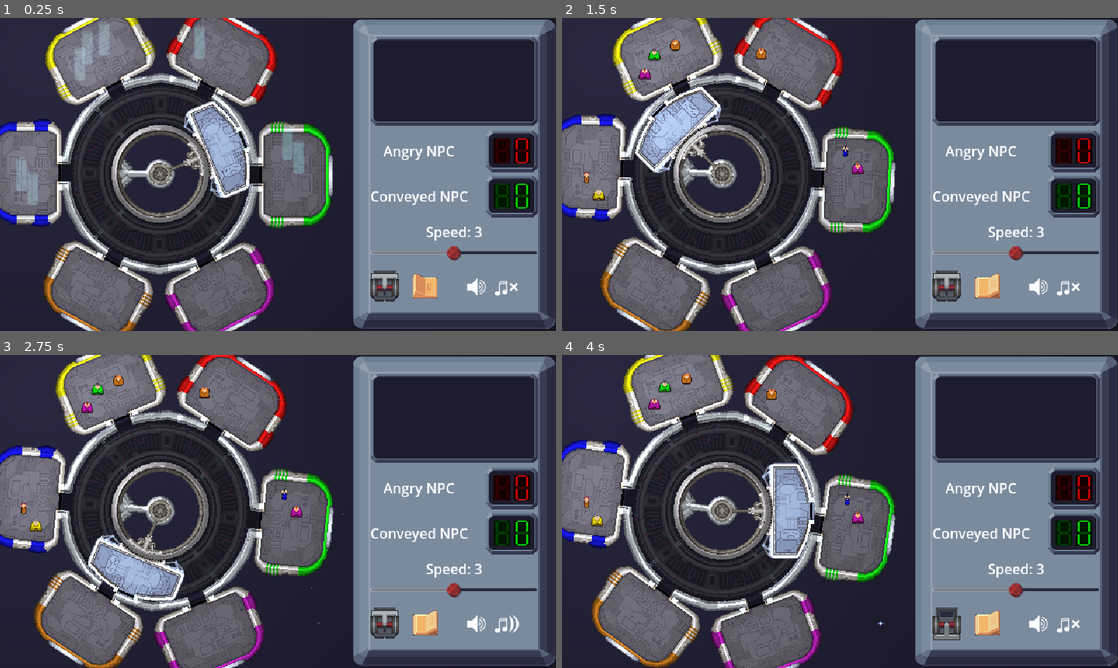
Above: before the commit, frames 1-4 (two rows, left to right).
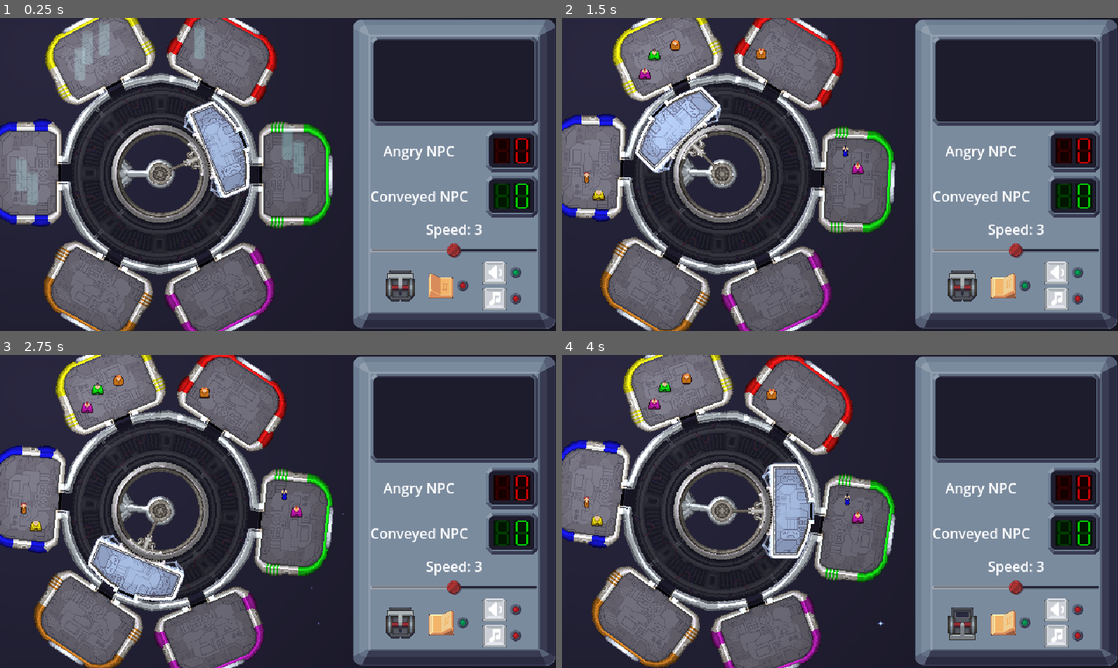
Above: after the commit, the same moments.

Repository: tehelka-gamedev/gmtk-2025
Game: Godot game, scene res://main.tscn
Two runs of this game, one before a commit and one after it. Both use one fixed random seed, a clock stepped at 60 frames per second and the inputs below. The engine's default icon, where the game draws it, is replaced by a stand-in: a white triangle on a blue panel in a dark square. Sound files missing from this copy of the repository are replaced by a short silence.
Inputs (mouse positions are in pixels of both pictures, inside the frame that each line leads up to; where the layout moved, square brackets give the same spot in the first picture):
- Up to frame 1 (0.25 s): no input
- Up to frame 2 (1.5 s): click (984, 287) at 0.52 s; click (1001, 287) at 1.27 s
- Up to frame 3 (2.75 s): click (494, 608) at 2.02 s
- Up to frame 4 (4 s): click (1067, 624) at 2.77 s; click (962, 624) [945, 624] at 3.5 s

The runs differ from the first frame. In frame 1, 2.8% of the frame differs, in the area x 66-97%, y 66-94%; in frame 2, 2.8%; in frame 3, 2.8%; in frame 4, 2.8%.

Commit message:
Improve control panel, add button with small light, remove mutesoundcontainer from main_menu

Diff:
--- a/godot/main.tscn
+++ b/godot/main.tscn
@@ -11,7 +11,6 @@
 [ext_resource type="Texture2D" uid="uid://yb7xrfudbkkw" path="res://sprites/spacestation_n.png" id="7_cegan"]
 [ext_resource type="Texture2D" uid="uid://ql6m5dp2c24u" path="res://sprites/light.png" id="9_kek77"]
 [ext_resource type="PackedScene" uid="uid://cyg333imlt7y0" path="res://ui/control_panel.tscn" id="11_cegan"]
-[ext_resource type="PackedScene" uid="uid://cyiio111ful15" path="res://ui/mute_sounds_container.tscn" id="12_dg77c"]
 [ext_resource type="PackedScene" uid="uid://cf2nexjie7s88" path="res://ui/pause/PauseMenu.tscn" id="13_ycdy4"]
 [ext_resource type="Script" uid="uid://cs6dnihsfnd6m" path="res://narrative_manager/narrative_manager.gd" id="14_w48qg"]
 [ext_resource type="Resource" uid="uid://7k5rhofrpd44" path="res://narrative_manager/warning_messages/almost_fired_to_warning.tres" id="15_074og"]
@@ -130,16 +129,6 @@
 offset_right = -1.0
 grow_horizontal = 0
 
-[node name="MuteSoundsContainer" parent="HUD" instance=ExtResource("12_dg77c")]
-anchors_preset = 3
-anchor_top = 1.0
-anchor_bottom = 1.0
-offset_left = -124.0
-offset_top = -83.0
-offset_right = -26.0
-offset_bottom = -20.0
-grow_vertical = 0
-
 [node name="PauseMenu" parent="HUD" instance=ExtResource("13_ycdy4")]
 visible = false
 
--- a/godot/ui/control_panel.tscn
+++ b/godot/ui/control_panel.tscn
@@ -1,8 +1,11 @@
-[gd_scene load_steps=4 format=3 uid="uid://cyg333imlt7y0"]
+[gd_scene load_steps=7 format=3 uid="uid://cyg333imlt7y0"]
 
 [ext_resource type="Script" uid="uid://pteuo8nbo47t" path="res://control_panel.gd" id="1_t8mf3"]
 [ext_resource type="PackedScene" uid="uid://bdtucpsb5og61" path="res://ui/control_panel/MessagePanel.tscn" id="2_f7rkx"]
 [ext_resource type="PackedScene" uid="uid://cgxr6hkptdhwl" path="res://ui/digit_display.tscn" id="3_3b57c"]
+[ext_resource type="PackedScene" uid="uid://ccbsvshjcj1sr" path="res://ui/control_panel/mute_audio_buttons/MuteSEButton.tscn" id="4_3b57c"]
+[ext_resource type="PackedScene" uid="uid://cdk0d1bdl4b6u" path="res://ui/control_panel/jinglebutton.tscn" id="4_wqfgl"]
+[ext_resource type="PackedScene" uid="uid://bxj3lllige5pr" path="res://ui/control_panel/mute_audio_buttons/MuteBGMButton.tscn" id="5_wheia"]
 
 [node name="ControlPanel" type="PanelContainer" node_paths=PackedStringArray("angry_npc_digit_display", "conveyed_npc_digit_display", "elevator_movement_lever", "speed_slider")]
 anchors_preset = 15
@@ -78,14 +81,23 @@
 [node name="HBoxContainer" type="HBoxContainer" parent="VBoxContainer2/VBoxContainer/MarginContainer"]
 layout_mode = 2
 theme_override_constants/separation = 16
+alignment = 1
 
 [node name="ElevatorMovementLever" type="CheckButton" parent="VBoxContainer2/VBoxContainer/MarginContainer/HBoxContainer"]
 layout_mode = 2
 size_flags_horizontal = 4
 theme_type_variation = &"Lever"
 
-[node name="JingleButton" type="CheckButton" parent="VBoxContainer2/VBoxContainer/MarginContainer/HBoxContainer"]
+[node name="Jinglebutton" parent="VBoxContainer2/VBoxContainer/MarginContainer/HBoxContainer" instance=ExtResource("4_wqfgl")]
 layout_mode = 2
-theme_type_variation = &"JingleButton"
+
+[node name="VBoxContainer" type="VBoxContainer" parent="VBoxContainer2/VBoxContainer/MarginContainer/HBoxContainer"]
+layout_mode = 2
+
+[node name="MuteSeButton" parent="VBoxContainer2/VBoxContainer/MarginContainer/HBoxContainer/VBoxContainer" instance=ExtResource("4_3b57c")]
+layout_mode = 2
+
+[node name="MuteBGMButton" parent="VBoxContainer2/VBoxContainer/MarginContainer/HBoxContainer/VBoxContainer" instance=ExtResource("5_wheia")]
+layout_mode = 2
 
 [connection signal="value_changed" from="VBoxContainer2/VBoxContainer/SpeedSlider" to="." method="_on_h_slider_value_changed"]
--- /dev/null
+++ b/godot/ui/control_panel/jinglebutton.gd
@@ -0,0 +1,24 @@
+extends HBoxContainer
+
+@export var check_button: CheckButton = null
+@export var small_light: SmallLight = null
+
+func _ready():
+    if check_button == null:
+        push_error("No button found in %s" % name)
+        return
+
+    if small_light == null:
+        push_error("No small light found in %s" % name)
+        return
+
+    refresh_light(check_button.button_pressed)
+
+    check_button.toggled.connect(refresh_light)
+
+
+func refresh_light(toggled_on: bool) -> void:
+    small_light.set_template(
+        SmallLight.LightTemplate.OK if toggled_on
+        else SmallLight.LightTemplate.NOT_OK
+    )
--- /dev/null
+++ b/godot/ui/control_panel/jinglebutton.tscn
@@ -0,0 +1,16 @@
+[gd_scene load_steps=3 format=3 uid="uid://cdk0d1bdl4b6u"]
+
+[ext_resource type="PackedScene" uid="uid://cpa4hqax3xmrd" path="res://ui/theme/small_light/small_light.tscn" id="1_3dqqu"]
+[ext_resource type="Script" uid="uid://bt2d8k21apwuc" path="res://ui/control_panel/jinglebutton.gd" id="1_4c0je"]
+
+[node name="Jinglebutton" type="HBoxContainer" node_paths=PackedStringArray("check_button", "small_light")]
+script = ExtResource("1_4c0je")
+check_button = NodePath("JingleCheckButton")
+small_light = NodePath("SmallLight")
+
+[node name="JingleCheckButton" type="CheckButton" parent="."]
+layout_mode = 2
+theme_type_variation = &"JingleButton"
+
+[node name="SmallLight" parent="." instance=ExtResource("1_3dqqu")]
+layout_mode = 2
--- /dev/null
+++ b/godot/ui/control_panel/mute_audio_buttons/MuteBGMButton.tscn
@@ -0,0 +1,32 @@
+[gd_scene load_steps=4 format=3 uid="uid://bxj3lllige5pr"]
+
+[ext_resource type="Script" uid="uid://yxu7l3lockf7" path="res://ui/control_panel/mute_audio_buttons/mute_bgm_button.gd" id="1_x48cy"]
+[ext_resource type="Texture2D" uid="uid://lkditkc66neu" path="res://ui/audio/musicOn.png" id="2_x48cy"]
+[ext_resource type="PackedScene" uid="uid://cpa4hqax3xmrd" path="res://ui/theme/small_light/small_light.tscn" id="3_aupgw"]
+
+[node name="MuteBGMButton" type="MarginContainer" node_paths=PackedStringArray("button", "small_light")]
+anchors_preset = 15
+anchor_right = 1.0
+anchor_bottom = 1.0
+offset_right = -595.0
+offset_bottom = -334.0
+grow_horizontal = 2
+grow_vertical = 2
+size_flags_horizontal = 3
+size_flags_vertical = 3
+script = ExtResource("1_x48cy")
+button = NodePath("HBoxContainer/Button")
+small_light = NodePath("HBoxContainer/SmallLight")
+
+[node name="HBoxContainer" type="HBoxContainer" parent="."]
+layout_mode = 2
+
+[node name="Button" type="Button" parent="HBoxContainer"]
+layout_mode = 2
+focus_mode = 0
+icon = ExtResource("2_x48cy")
+icon_alignment = 1
+
+[node name="SmallLight" parent="HBoxContainer" instance=ExtResource("3_aupgw")]
+layout_mode = 2
+color = Color(0, 0.698, 0.357, 0.953)
--- /dev/null
+++ b/godot/ui/control_panel/mute_audio_buttons/MuteSEButton.tscn
@@ -0,0 +1,32 @@
+[gd_scene load_steps=4 format=3 uid="uid://ccbsvshjcj1sr"]
+
+[ext_resource type="Texture2D" uid="uid://c1fqmfsitxsd8" path="res://ui/audio/audioOn.png" id="1_6d5is"]
+[ext_resource type="Script" uid="uid://b3w3ffebscidf" path="res://ui/control_panel/mute_audio_buttons/mute_se_button.gd" id="1_h7kdn"]
+[ext_resource type="PackedScene" uid="uid://cpa4hqax3xmrd" path="res://ui/theme/small_light/small_light.tscn" id="2_6d5is"]
+
+[node name="MuteSeButton" type="MarginContainer" node_paths=PackedStringArray("button", "small_light")]
+anchors_preset = 15
+anchor_right = 1.0
+anchor_bottom = 1.0
+offset_right = -595.0
+offset_bottom = -334.0
+grow_horizontal = 2
+grow_vertical = 2
+size_flags_horizontal = 3
+size_flags_vertical = 3
+script = ExtResource("1_h7kdn")
+button = NodePath("HBoxContainer/Button")
+small_light = NodePath("HBoxContainer/SmallLight")
+
+[node name="HBoxContainer" type="HBoxContainer" parent="."]
+layout_mode = 2
+
+[node name="Button" type="Button" parent="HBoxContainer"]
+layout_mode = 2
+focus_mode = 0
+icon = ExtResource("1_6d5is")
+icon_alignment = 1
+
+[node name="SmallLight" parent="HBoxContainer" instance=ExtResource("2_6d5is")]
+layout_mode = 2
+color = Color(0, 0.698, 0.357, 0.953)
--- /dev/null
+++ b/godot/ui/control_panel/mute_audio_buttons/mute_bgm_button.gd
@@ -0,0 +1,37 @@
+extends MarginContainer
+
+@export var button:Button = null
+@export var small_light: SmallLight = null
+
+func _ready():
+    if button == null:
+        push_error("No button found in %s" % name)
+        return
+
+    if small_light == null:
+        push_error("No small light found in %s" % name)
+        return
+
+    button.pressed.connect(_on_button_pressed)
+
+    var is_muted = AudioManager.is_bgm_muted()
+    refresh_light(is_muted)
+
+    AudioManager.BGM_mute_state_changed.connect(
+        func(_is_muted: bool):
+            refresh_light(_is_muted)
+    )
+
+
+func _on_button_pressed() -> void:
+    # toggle SE
+    var new_mute_state: bool = not AudioManager.is_bgm_muted()
+    AudioManager.mute_bgm(new_mute_state)
+
+    refresh_light(new_mute_state)
+
+func refresh_light(muted: bool) -> void:
+    small_light.set_template(
+        SmallLight.LightTemplate.NOT_OK if muted
+        else SmallLight.LightTemplate.OK
+    )
--- /dev/null
+++ b/godot/ui/control_panel/mute_audio_buttons/mute_se_button.gd
@@ -0,0 +1,37 @@
+extends MarginContainer
+
+@export var button:Button = null
+@export var small_light: SmallLight = null
+
+func _ready():
+    if button == null:
+        push_error("No button found in %s" % name)
+        return
+
+    if small_light == null:
+        push_error("No small light found in %s" % name)
+        return
+
+    button.pressed.connect(_on_button_pressed)
+
+    var is_muted = AudioManager.is_se_muted()
+    refresh_light(is_muted)
+
+    AudioManager.SE_mute_state_changed.connect(
+        func(_is_muted: bool):
+            refresh_light(_is_muted)
+    )
+
+
+func _on_button_pressed() -> void:
+    # toggle SE
+    var new_mute_state: bool = not AudioManager.is_se_muted()
+    AudioManager.mute_se(new_mute_state)
+
+    refresh_light(new_mute_state)
+
+func refresh_light(muted: bool) -> void:
+    small_light.set_template(
+        SmallLight.LightTemplate.NOT_OK if muted
+        else SmallLight.LightTemplate.OK
+    )
--- a/godot/ui/theme/game_theme.tres
+++ b/godot/ui/theme/game_theme.tres
@@ -11,6 +11,8 @@
 [ext_resource type="Texture2D" uid="uid://b4bfsioo4c7dr" path="res://ui/theme/screen/screentemplate.png" id="6_xyriv"]
 [ext_resource type="FontFile" uid="uid://beu7fieodb1w4" path="res://ui/theme/screen/Xirod.otf" id="7_v4iik"]
 [ext_resource type="Texture2D" uid="uid://dj4fc6d6p6lyj" path="res://ui/theme/lever/lever_normal.png" id="7_xfrak"]
+
+[sub_resource type="StyleBoxEmpty" id="StyleBoxEmpty_t0hud"]
 
 [sub_resource type="StyleBoxTexture" id="StyleBoxTexture_v71op"]
 texture = ExtResource("1_v71op")
@@ -53,6 +55,7 @@
 
 [resource]
 Button/colors/font_color = Color(0.151276, 0.151276, 0.151276, 1)
+Button/styles/focus = SubResource("StyleBoxEmpty_t0hud")
 Button/styles/hover = ExtResource("1_h7gvb")
 Button/styles/normal = ExtResource("1_h7gvb")
 Button/styles/pressed = ExtResource("2_xyriv")
--- /dev/null
+++ b/godot/ui/theme/small_light/small_light.gd
@@ -0,0 +1,32 @@
+@tool
+extends CenterContainer
+class_name SmallLight
+
+enum LightTemplate {
+    NEUTRAL,
+    OK,
+    NOT_OK
+}
+
+@export var template: LightTemplate = LightTemplate.NEUTRAL :
+    set = set_template
+
+@export var color: Color = Color.WHITE :
+    set = set_color
+@export var light: TextureRect = null
+
+func set_color(col: Color) -> void:
+    if not light:
+        await ready
+    color = col
+    light.modulate = color
+
+var _template_colors: Dictionary = {
+    LightTemplate.NEUTRAL:  Color.WHITE,                        # normal white
+    LightTemplate.OK:       Color(0.0, 0.698, 0.357, 0.953),    # greenish
+    LightTemplate.NOT_OK:   Color(0.824, 0.129, 0.157, 0.953),  # redish
+}
+func set_template(temp: LightTemplate) -> void:
+    template = temp
+    var col: Color = _template_colors.get(temp, _template_colors[LightTemplate.NEUTRAL])
+    set_color(col)
--- /dev/null
+++ b/godot/ui/theme/small_light/small_light.tscn
@@ -0,0 +1,17 @@
+[gd_scene load_steps=4 format=3 uid="uid://cpa4hqax3xmrd"]
+
+[ext_resource type="Script" uid="uid://ckiohk6j73pd8" path="res://ui/theme/small_light/small_light.gd" id="1_nmics"]
+[ext_resource type="Texture2D" uid="uid://dgqv2b4wbb4cd" path="res://ui/theme/small_light/smalllightbase.png" id="1_xq8n0"]
+[ext_resource type="Texture2D" uid="uid://bba4062pwpcmj" path="res://ui/theme/small_light/smalllight.png" id="2_nmics"]
+
+[node name="SmallLight" type="CenterContainer" node_paths=PackedStringArray("light")]
+script = ExtResource("1_nmics")
+light = NodePath("Light")
+
+[node name="LightBase" type="TextureRect" parent="."]
+layout_mode = 2
+texture = ExtResource("1_xq8n0")
+
+[node name="Light" type="TextureRect" parent="."]
+layout_mode = 2
+texture = ExtResource("2_nmics")
Not shown: 1 places in godot/main.tscn that only renumber resources
Binary file added: godot/ui/audio/audioOn.png
Not shown, added: godot/ui/audio/audioOn.png.import
Binary file added: godot/ui/audio/musicOn.png
Not shown, added: godot/ui/audio/musicOn.png.import
Not shown, added: godot/ui/control_panel/jinglebutton.gd.uid
Not shown, added: godot/ui/control_panel/mute_audio_buttons/mute_bgm_button.gd.uid
Not shown, added: godot/ui/control_panel/mute_audio_buttons/mute_se_button.gd.uid
Not shown: 1 places in godot/ui/theme/game_theme.tres that only renumber resources
Not shown, added: godot/ui/theme/small_light/small_light.gd.uid
Binary file added: godot/ui/theme/small_light/small_light_normal.png
Not shown, added: godot/ui/theme/small_light/small_light_normal.png.import
